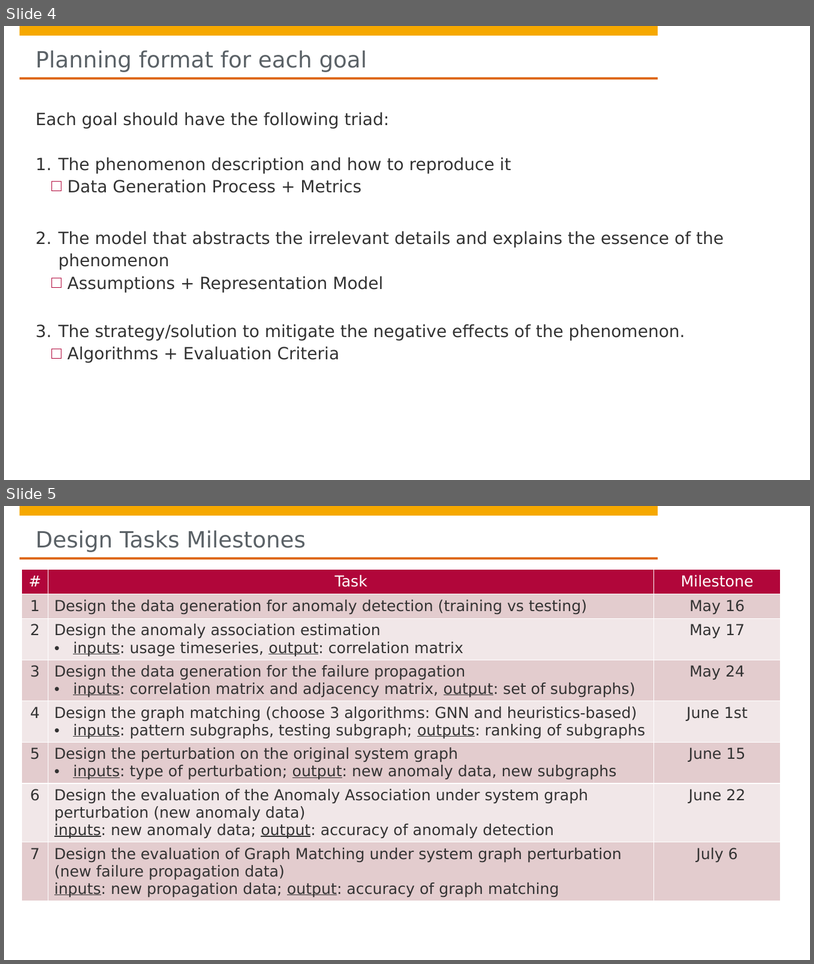
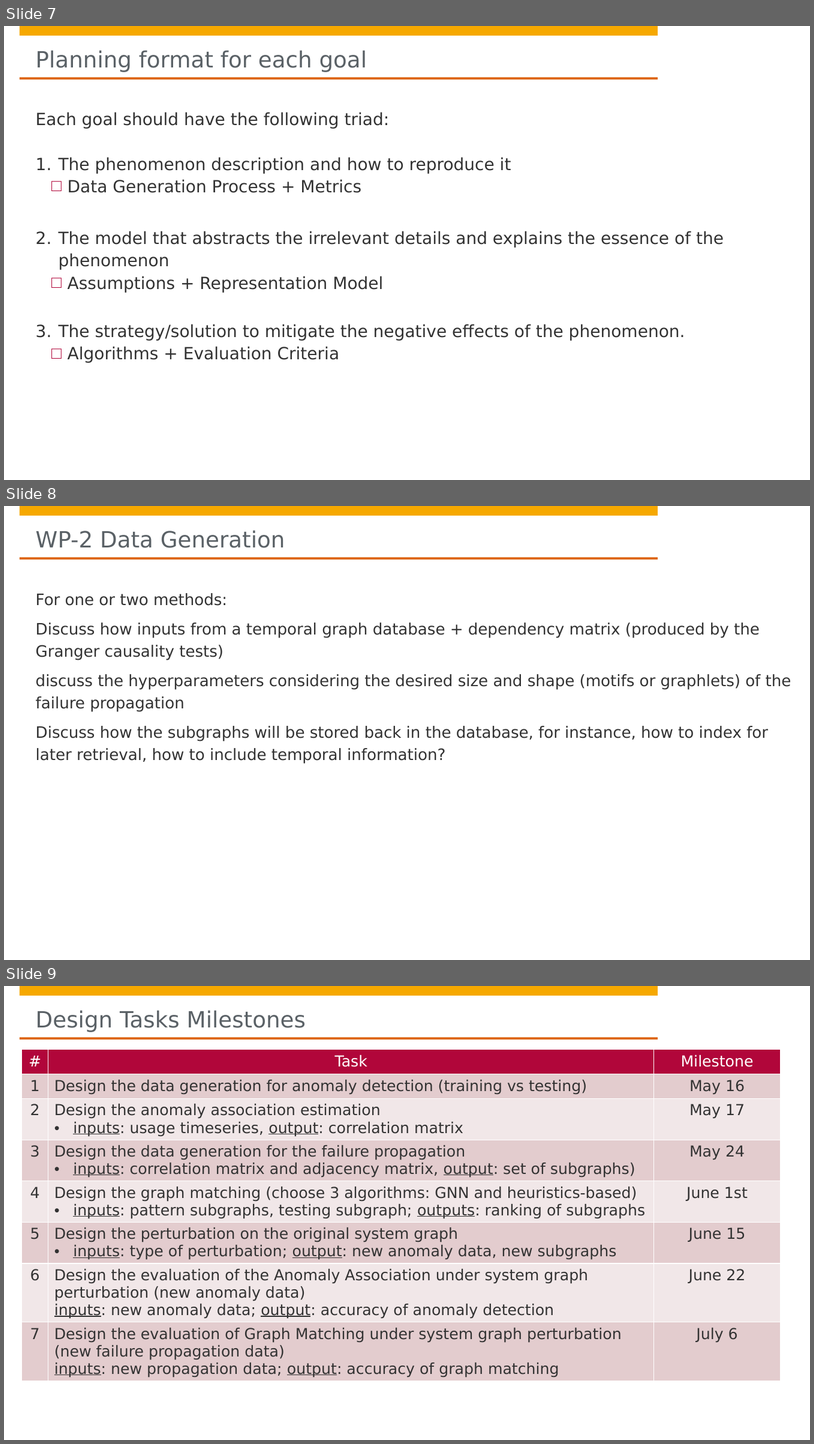
Before and after one commit to hpi-sam/Spatio-Temporal-Graphs, a slide deck: project scope/0. Project Scope.pptx. Shown one above the other, each under a label of ours: slides 4 and 5 before the commit, slides 7, 8 and 9 after it. The pictures are 814x964 and 814x1444 pixels, drawn with LibreOffice and Linux fonts; fonts in the diff are those of the drawing; background and template pictures are left out. Boxes give left, top, right and bottom in pixels: in the first picture for what was removed or moved away, otherwise in the second. Text is boxed around its words. In the diff, an @@ line names an element or a change of style, - is before the commit and + after.

```diff
--- a/project scope/0. Project Scope.pptx
+++ b/project scope/0. Project Scope.pptx
@@ slide 8 added at <box>4,506,810,960</box>, background #FFFFFF; not listed: 4 template elements that a slide beside it also shows @@
@@ title added at <box>36,530,285,548</box>, 26.7 pt, text #5A6166 @@
+WP-2 Data Generation
@@ text added at <box>36,593,792,763</box>, 18.7 pt, text #323232 @@
+For one or two methods:
+Discuss how inputs from a temporal graph database + dependency matrix (produced by the Granger causality tests)
+discuss the hyperparameters considering the desired size and shape (motifs or graphlets) of the failure propagation
+Discuss how the subgraphs will be stored back in the database, for instance, how to index for later retrieval, how to include temporal information?
@@ what was slide 4 is now slide 7 @@
@@ what was slide 5 is now slide 9 @@
```
Also in this commit, not shown: 5 slides changed, 2 other slides added.
